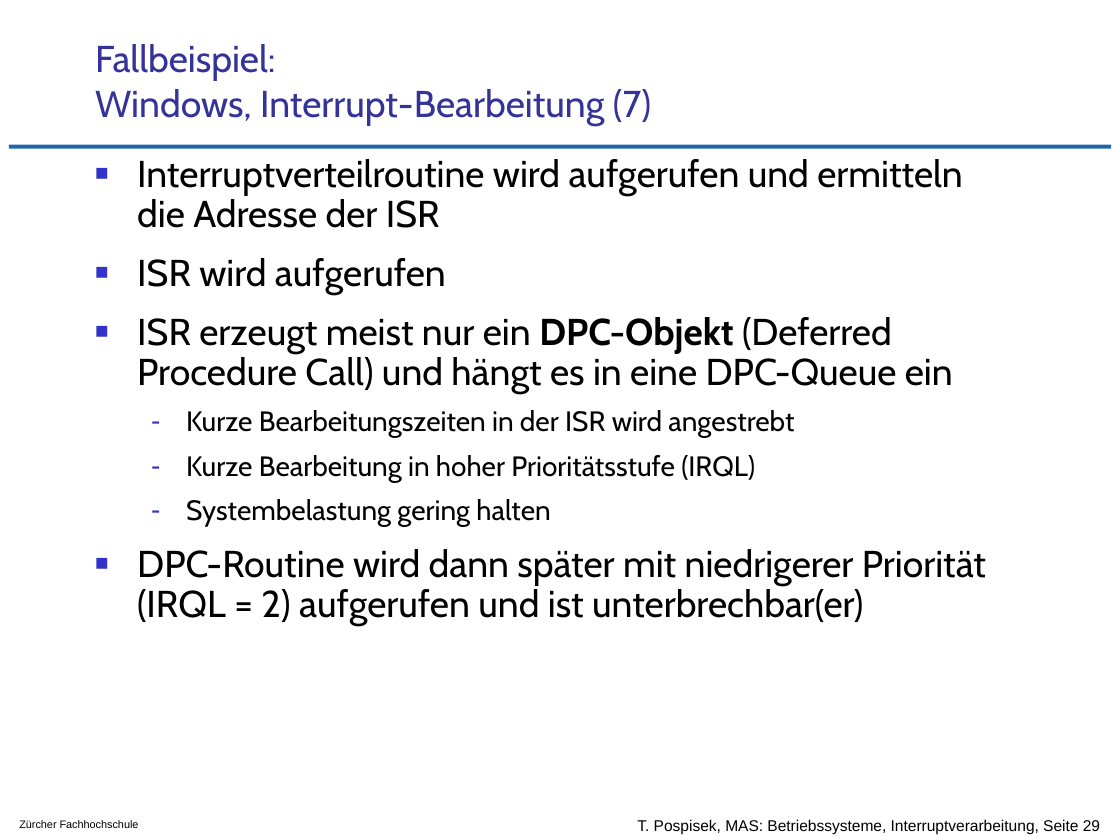
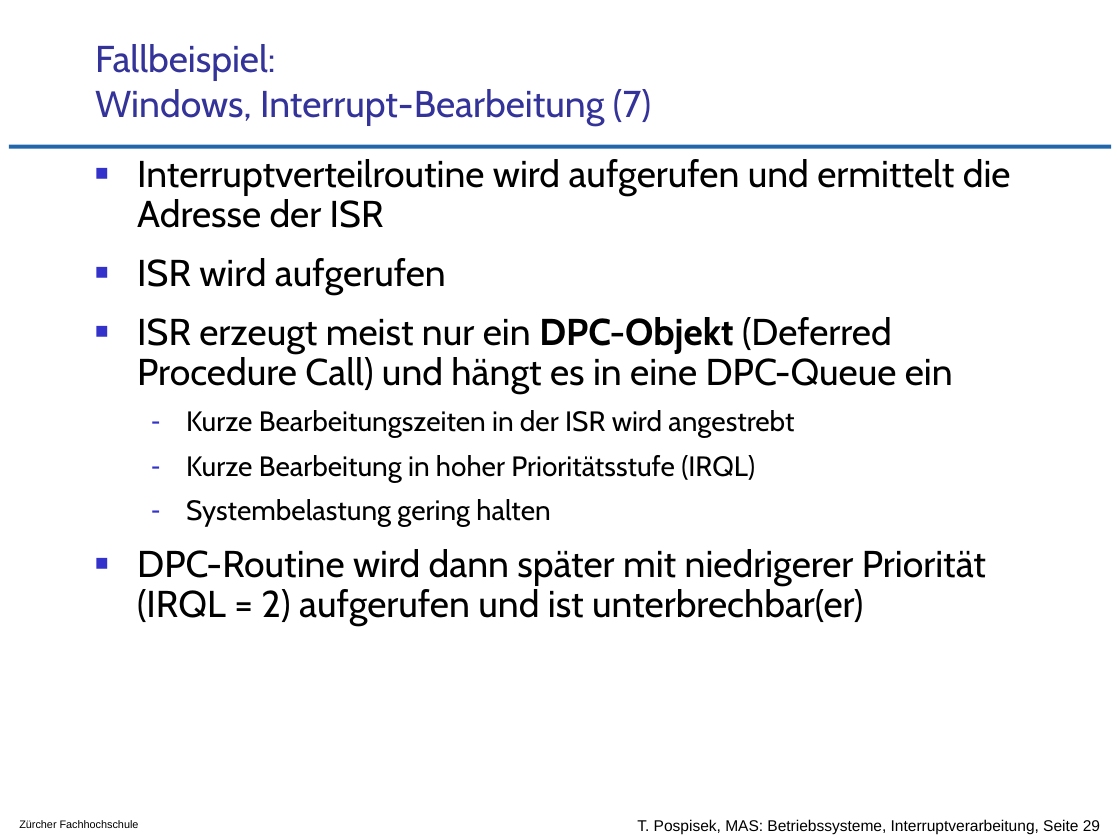
Before and after one commit to tpo/betriebssysteme, a slide deck: slide 29 of 04-3_Interruptverarbeitung_in_Betriebssystemen.odp. Drawn at 1120x840 pixels with LibreOffice and Linux fonts; fonts in the diff are those of the drawing; background and template pictures are left out. Boxes give left, top, right and bottom in pixels: in the first picture for what was removed or moved away, otherwise in the second. Text is boxed around its words. In the diff, an @@ line names an element or a change of style, - is before the commit and + after.

```diff
--- a/04-3_Interruptverarbeitung_in_Betriebssystemen.odp
+++ b/04-3_Interruptverarbeitung_in_Betriebssystemen.odp
@@ text at bbox=[137, 159, 1011, 228]: text changed @@
-■ Interruptverteilroutine wird aufgerufen und ermitteln die Adresse der ISR
+■ Interruptverteilroutine wird aufgerufen und ermittelt die Adresse der ISR
```
Also in this commit, not shown: 4 other slides changed.
